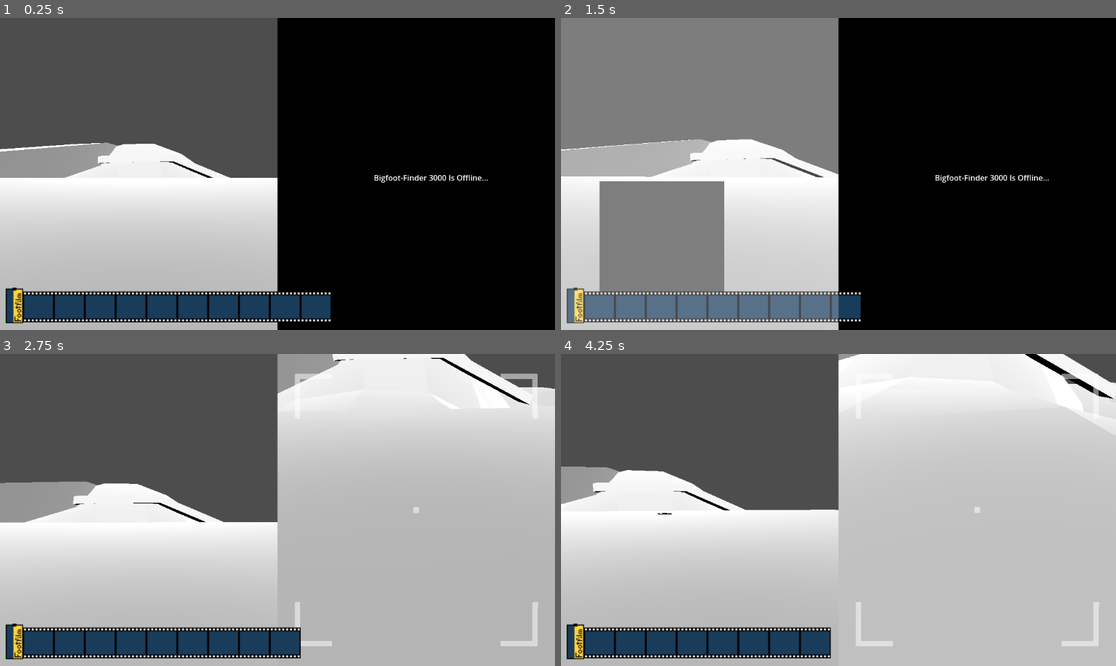
Above: before the commit, frames 1-4 (two rows, left to right).
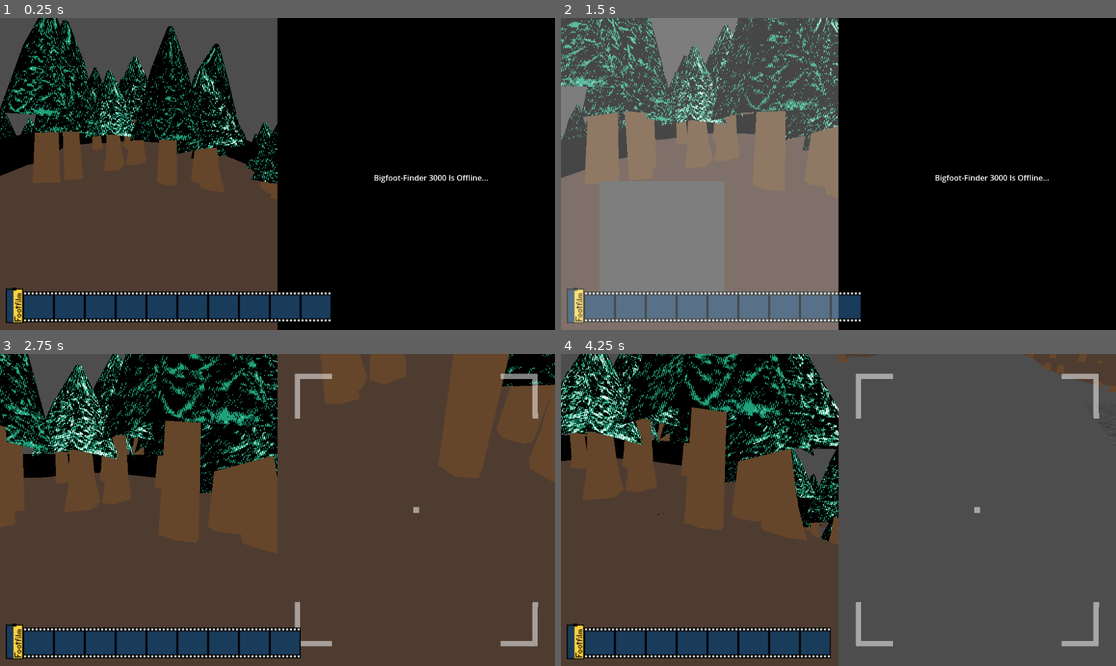
Above: after the commit, the same moments.

Repository: Just-a-Bee/bigfoot
Game: Godot game, scene res://UI Scenes/main.tscn
Same seed, same stepped clock (60 frames per second), same inputs: the game is played once before the commit and once after it. The engine's default icon, where the game draws it, is replaced by a stand-in: a white triangle on a blue panel in a dark square.
Inputs (mouse positions are in pixels of both pictures, inside the frame that each line leads up to):
- Up to frame 1 (0.25 s): no input
- Up to frame 2 (1.5 s): tap Enter at 0.5 s; move the mouse to (866, 174) at 0.52 s; hold Space (drone_picture) 0.53-1.28 s; hold W (drone_forward) from 0.53 s (still down); click (866, 174) at 0.67 s; move the mouse to (810, 174) at 1.27 s; click (810, 174) at 1.35 s
- Up to frame 3 (2.75 s): keep holding W (drone_forward); move the mouse to (288, 503) at 2.02 s; hold Right mouse button (toggle_drone) from 2.03 s (still down)
- Up to frame 4 (4.25 s): keep holding W (drone_forward); move the mouse to (832, 516) at 2.77 s; release Right mouse button (toggle_drone) at 2.78 s; tap Space (drone_picture) at 2.85 s; click (832, 516) at 2.92 s; move the mouse to (877, 513) at 3.52 s; press the mouse at (877, 513) at 3.53 s

The runs differ from the first frame. In frame 1, 37% of the frame differs, in the area x 0-51%, y 0-100%; in frame 2, 35%; in frame 3, 93%; in frame 4, 94%, in the area x 0-100%, y 0-100%.

Commit message:
add real environment model!! hooray!!!

Diff:
--- a/3d/3d_world.tscn
+++ b/3d/3d_world.tscn
@@ -1,17 +1,14 @@
 [gd_scene load_steps=3 format=3 uid="uid://kwp0ri53mvdy"]
 
-[ext_resource type="PackedScene" uid="uid://bsbnwoa3r8w6n" path="res://3d/models/environment.glb" id="1_smo4r"]
+[ext_resource type="PackedScene" uid="uid://bhbijk7t3psu7" path="res://3d/models/bigfoot-env.glb" id="1_poa45"]
 
 [sub_resource type="HeightMapShape3D" id="HeightMapShape3D_qr1st"]
 
 [node name="3d world" type="Node3D"]
 transform = Transform3D(1, 0, 0, 0, 1, 0, 0, 0, 1, 0, 10.4662, 6.84407)
 
-[node name="environment" parent="." instance=ExtResource("1_smo4r")]
-transform = Transform3D(1, 0, 0, 0, 1, 0, 0, 0, 1, 0, -15.7791, -31.5828)
-
-[node name="DirectionalLight3D" type="DirectionalLight3D" parent="."]
-transform = Transform3D(1, 0, 0, 0, 0.908238, 0.418454, 0, -0.418454, 0.908238, 0, 0, 0)
+[node name="bigfoot-env" parent="." instance=ExtResource("1_poa45")]
+transform = Transform3D(1, 0, 0, 0, 1, 0, 0, 0, 1, 0, -14.3698, 0)
 
 [node name="StaticBody3D" type="StaticBody3D" parent="."]
 
--- /dev/null
+++ b/3d/materials/tree-leaves-1.tres
@@ -0,0 +1,21 @@
+[gd_resource type="ShaderMaterial" load_steps=4 format=3 uid="uid://d03g1r36736c1"]
+
+[ext_resource type="Shader" path="res://dithering-shader-resources/alpha-dither.gdshader" id="1_37r5k"]
+[ext_resource type="Texture2D" uid="uid://y16uagojd5f" path="res://3d/textures/leaves.png" id="2_lkw2a"]
+[ext_resource type="Texture2D" uid="uid://qmjtyc501ivv" path="res://dithering-shader-resources/ditherpattern5.png" id="3_7l3ib"]
+
+[resource]
+render_priority = 0
+shader = ExtResource("1_37r5k")
+shader_parameter/col_dither_scale = 2.0
+shader_parameter/alpha_dither_scale = null
+shader_parameter/shadow_col = Color(0, 0, 0, 1)
+shader_parameter/base_col = Color(0.129412, 0.631373, 0.47451, 1)
+shader_parameter/highlight_col = Color(1, 1, 1, 1)
+shader_parameter/exposure = 0.7
+shader_parameter/lighten = 0.0
+shader_parameter/shadow_thresh = 0.12
+shader_parameter/highlight_thresh = 0.56
+shader_parameter/light_dir = Vector3(0.5, 1, 0.3)
+shader_parameter/dither_texture = ExtResource("3_7l3ib")
+shader_parameter/col_map = ExtResource("2_lkw2a")
--- /dev/null
+++ b/3d/materials/tree-leaves-2.tres
@@ -0,0 +1,21 @@
+[gd_resource type="ShaderMaterial" load_steps=4 format=3 uid="uid://u3dmn2v6twgc"]
+
+[ext_resource type="Shader" path="res://dithering-shader-resources/alpha-dither.gdshader" id="1_yj4jo"]
+[ext_resource type="Texture2D" uid="uid://y16uagojd5f" path="res://3d/textures/leaves.png" id="2_tbi80"]
+[ext_resource type="Texture2D" uid="uid://qmjtyc501ivv" path="res://dithering-shader-resources/ditherpattern5.png" id="3_8anxi"]
+
+[resource]
+render_priority = 0
+shader = ExtResource("1_yj4jo")
+shader_parameter/col_dither_scale = 2.0
+shader_parameter/alpha_dither_scale = null
+shader_parameter/shadow_col = Color(0, 0, 0, 1)
+shader_parameter/base_col = Color(0.129412, 0.631373, 0.47451, 1)
+shader_parameter/highlight_col = Color(1, 1, 1, 1)
+shader_parameter/exposure = 0.7
+shader_parameter/lighten = 0.0
+shader_parameter/shadow_thresh = 0.32
+shader_parameter/highlight_thresh = 1.0
+shader_parameter/light_dir = Vector3(0.5, 1, 0.3)
+shader_parameter/dither_texture = ExtResource("3_8anxi")
+shader_parameter/col_map = ExtResource("2_tbi80")
Binary file added: 3d/heightmap-40-units.png
Not shown, added: 3d/heightmap-40-units.png.import
Binary file added: 3d/models/bigfoot-env.glb
Not shown, added: 3d/models/bigfoot-env.glb.import
Binary file added: 3d/models/bigfoot-env_lake-luma.png
Not shown, added: 3d/models/bigfoot-env_lake-luma.png.import
Binary file added: 3d/models/bigfoot-env_leaves.png
Not shown, added: 3d/models/bigfoot-env_leaves.png.import
Binary file added: 3d/textures/branches.png
Not shown, added: 3d/textures/branches.png.import
Binary file added: 3d/textures/bricks.png
Not shown, added: 3d/textures/bricks.png.import
(and 10 more such lines)
